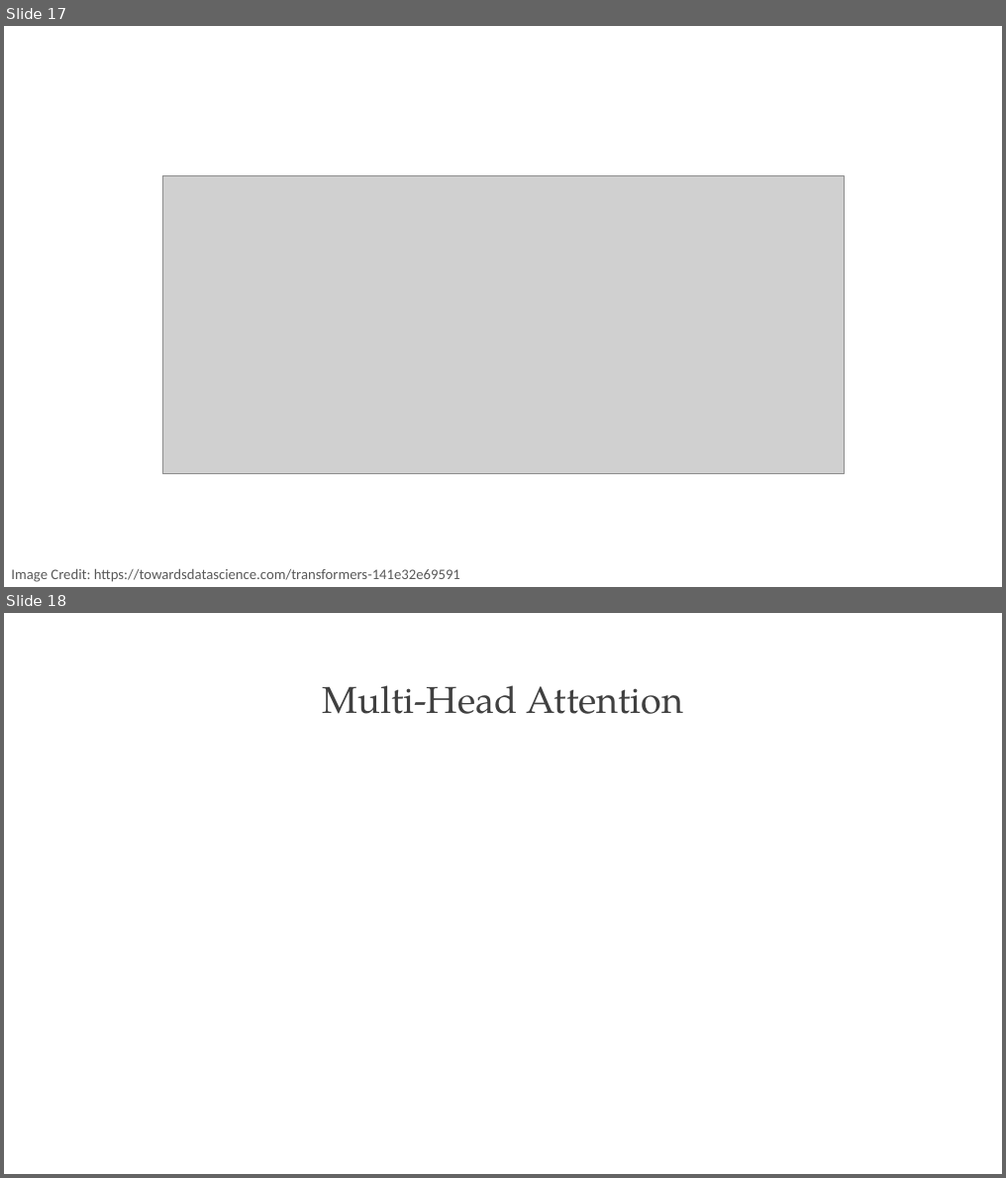
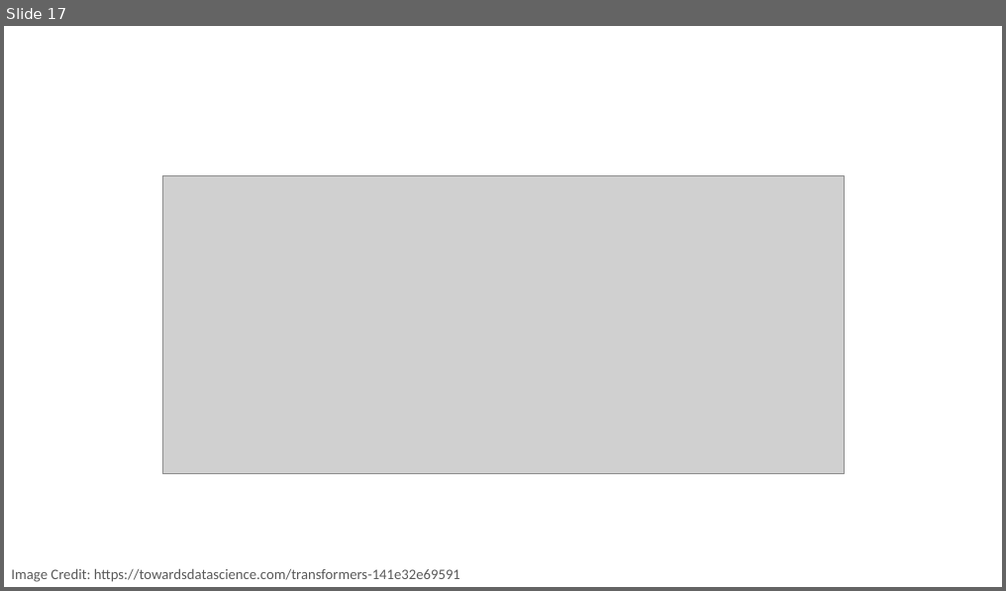
Before and after one commit to PracticumAI/transformers, a slide deck: presentations/02_transformers_attention.pptx. Shown one above the other, each under a label of ours: slides 17 and 18 before the commit, slide 17 after it. The pictures are 1006x1178 and 1006x591 pixels, drawn with LibreOffice and Linux fonts; fonts in the diff are those of the drawing; grey boxes stand for pictures. Boxes give left, top, right and bottom in pixels: in the first picture for what was removed or moved away, otherwise in the second. Text is boxed around its words. In the diff, an @@ line names an element or a change of style, - is before the commit and + after.

```diff
--- a/presentations/02_transformers_attention.pptx
+++ b/presentations/02_transformers_attention.pptx
@@ slide 18 removed at bbox=[4, 613, 1002, 1174], background #FFFFFF @@
@@ text removed at bbox=[323, 685, 683, 714] @@
-Multi-Head Attention
```
Also in this commit, not shown: 1 slide changed, 7 slides added, 4 other slides removed, 1 other file.
